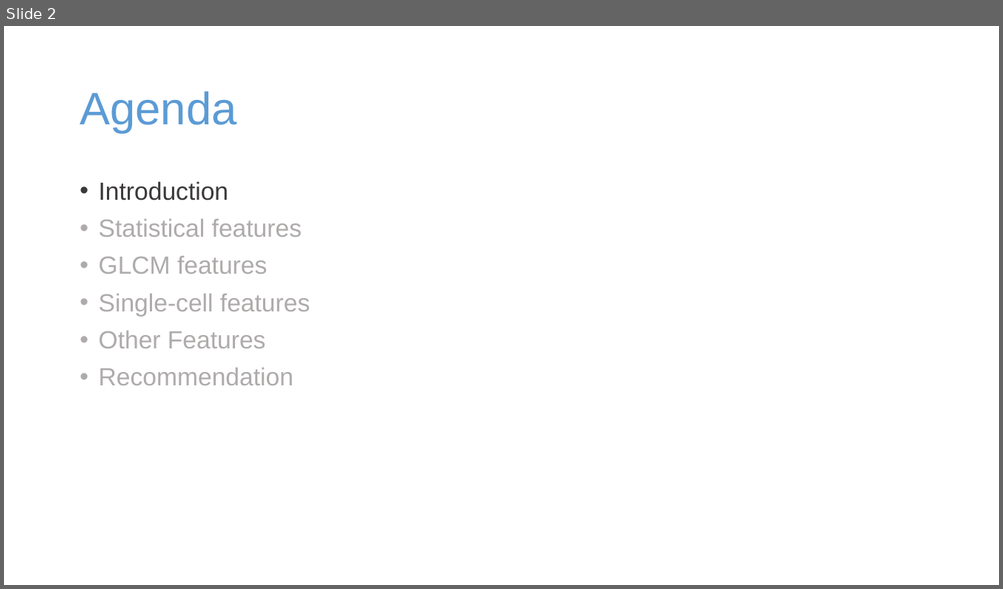
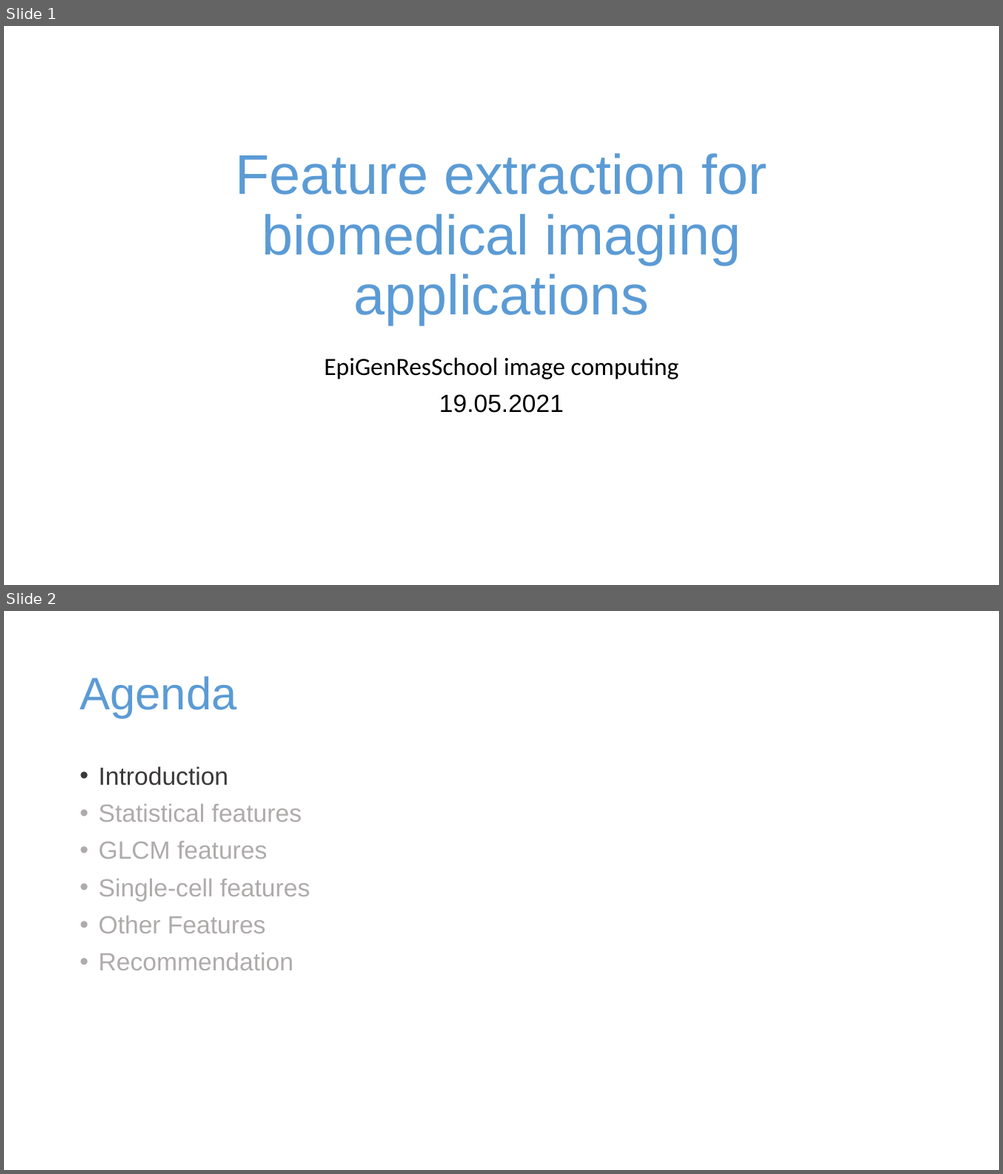
Before and after one commit to marrlab/Recap-Friday, a slide deck: Session 3/Classical medical image recognition.pptx. Shown one above the other, each under a label of ours: slide 2 before the commit, slides 1 and 2 after it. The pictures are 1003x589 and 1003x1174 pixels, drawn with LibreOffice and Linux fonts; fonts in the diff are those of the drawing. Boxes give left, top, right and bottom in pixels: in the first picture for what was removed or moved away, otherwise in the second. Text is boxed around its words. In the diff, an @@ line names an element or a change of style, - is before the commit and + after.

```diff
--- a/Session 3/Classical medical image recognition.pptx
+++ b/Session 3/Classical medical image recognition.pptx
@@ slide 1 added at (x1=4, y1=26, x2=999, y2=585), background #FFFFFF @@
@@ title added at (x1=236, y1=153, x2=767, y2=325), 54 pt, text #5B9BD5 @@
+Feature extraction for biomedical imaging applications
@@ subtitle added at (x1=324, y1=358, x2=679, y2=413), 24 pt, text #000000 @@
+EpiGenResSchool image computing
+19.05.2021
```
Also in this commit, not shown: 3 slides changed, 1 other slide added, 1 slide removed, 3 other files.
